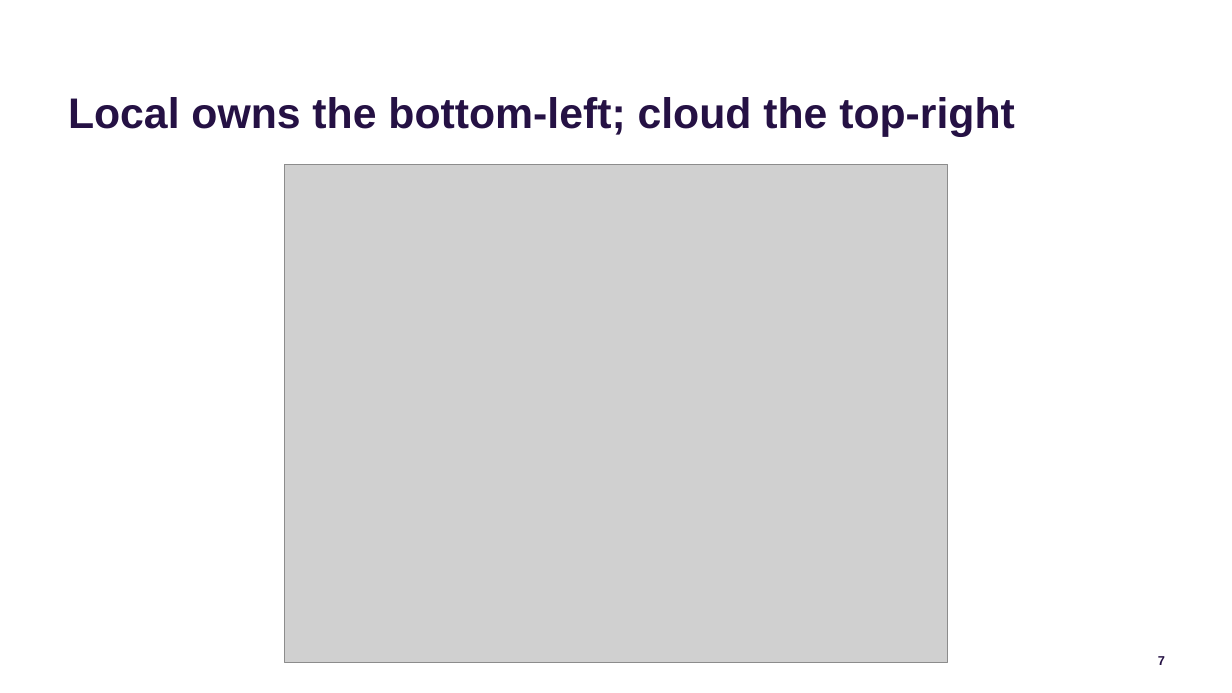
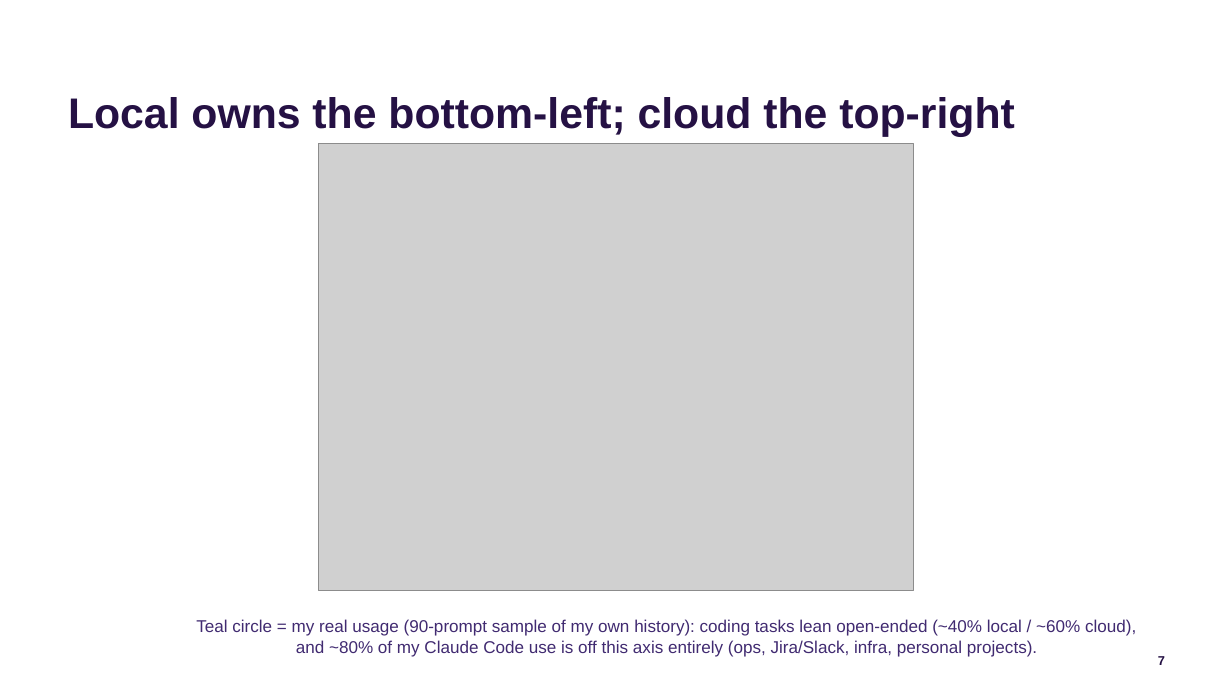
Before and after one commit to jconnolly/local-llm-pi5, a slide deck: slide 7 of local-llm-datasociety.pptx. Drawn at 1232x693 pixels with LibreOffice and Linux fonts; fonts in the diff are those of the drawing; grey boxes stand for pictures; background and template pictures are left out. Boxes give left, top, right and bottom in pixels: in the first picture for what was removed or moved away, otherwise in the second. Text is boxed around its words. In the diff, an @@ line names an element or a change of style, - is before the commit and + after.

```diff
--- a/local-llm-datasociety.pptx
+++ b/local-llm-datasociety.pptx
@@ picture resized from (x1=284, y1=164, x2=949, y2=662) to (x1=318, y1=144, x2=914, y2=590) @@
@@ text added at (x1=196, y1=619, x2=1136, y2=657), 12 pt, text #412B71 @@
+Teal circle = my real usage (90-prompt sample of my own history): coding tasks lean open-ended (~40% local / ~60% cloud), and ~80% of my Claude Code use is off this axis entirely (ops, Jira/Slack, infra, personal projects).
```
Also in this commit, not shown: 5 other files.
